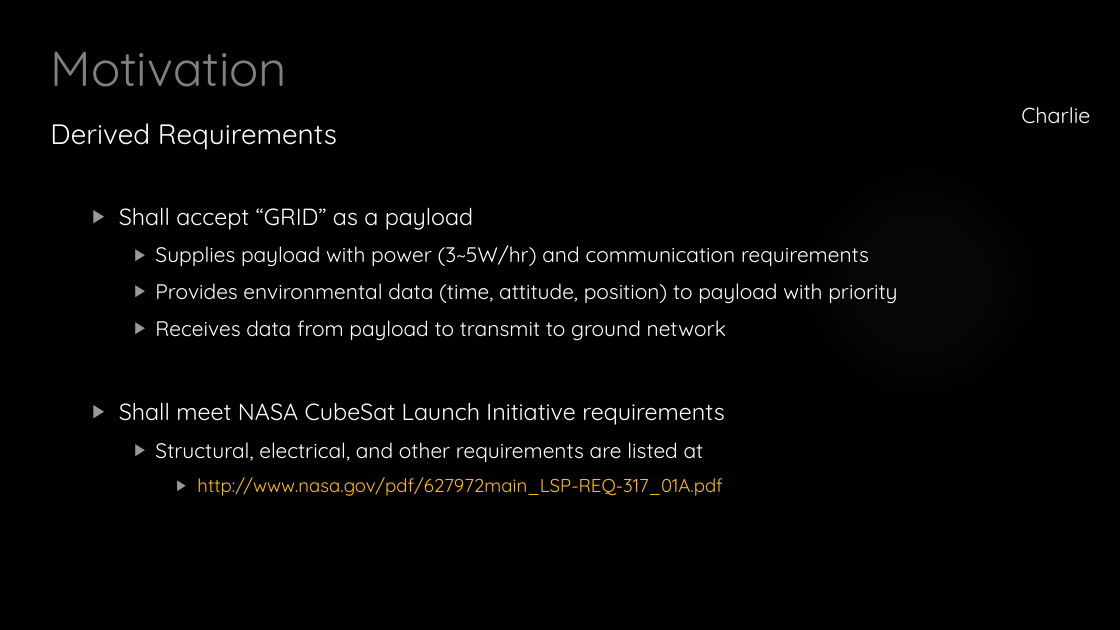
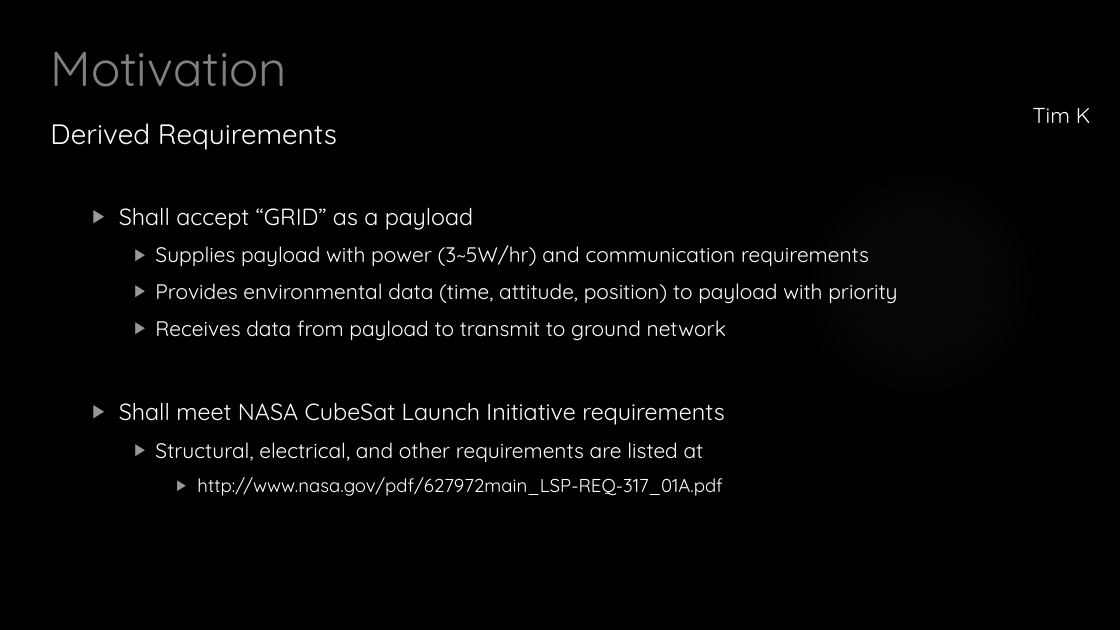
Before and after one commit to HASP-UMN/CubeSat, a slide deck: slide 7 of Presentations/CDR_Presentation.pptx (slide 8 before the commit). Drawn at 1120x630 pixels with LibreOffice and Linux fonts; fonts in the diff are those of the drawing; background and template pictures are left out. Boxes give left, top, right and bottom in pixels: in the first picture for what was removed or moved away, otherwise in the second. Text is boxed around its words. In the diff, an @@ line names an element or a change of style, - is before the commit and + after.

```diff
--- a/Presentations/CDR_Presentation.pptx
+++ b/Presentations/CDR_Presentation.pptx
@@ text at [1033, 108, 1091, 123]: text changed @@
-Charlie
+Tim K
@@ text at [197, 477, 722, 496]: text colour #FFC000 to #FFFFFF in "http://www.nasa.gov/pdf/627972main_LSP-REQ-317_01A.pdf" @@
```
Also in this commit, not shown: 10 other slides changed, 13 slides added, 1 slide removed, 1 other file.
